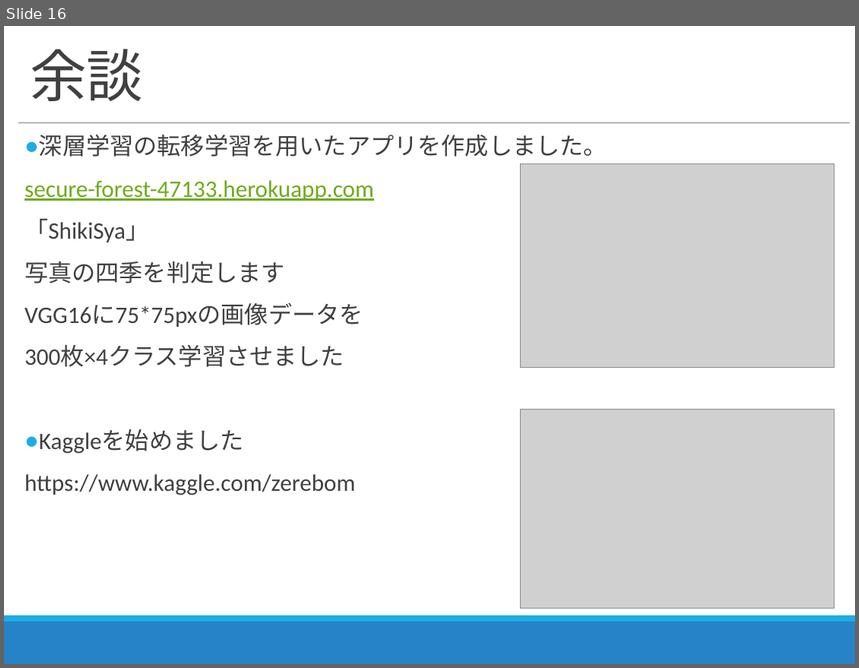
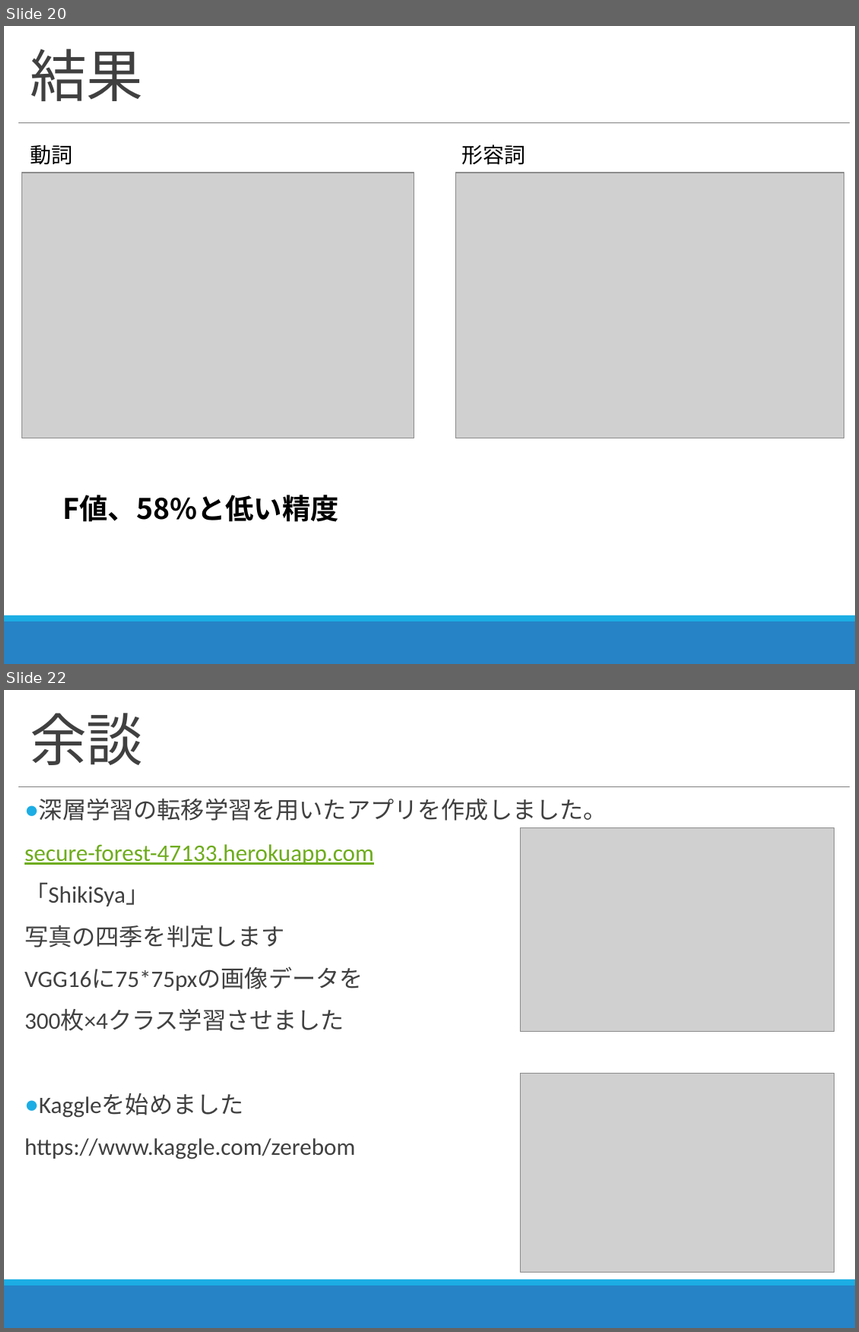
Before and after one commit to zerebom/Time-series-analysis, a slide deck: Excel/2018_09_25進捗報告.pptx. Shown one above the other, each under a label of ours: slide 16 before the commit, slides 20 and 22 after it; the slides between them are not shown. The pictures are 859x668 and 859x1332 pixels, drawn with LibreOffice and Linux fonts; fonts in the diff are those of the drawing; grey boxes stand for pictures. Boxes give left, top, right and bottom in pixels: in the first picture for what was removed or moved away, otherwise in the second. Text is boxed around its words. In the diff, an @@ line names an element or a change of style, - is before the commit and + after.

```diff
--- a/Excel/2018_09_25進捗報告.pptx
+++ b/Excel/2018_09_25進捗報告.pptx
@@ slide 20 added at (4, 26, 855, 664), background #FFFFFF; not listed: 3 template elements that a slide beside it also shows @@
@@ title added at (30, 49, 142, 101), 48 pt, text #404040 @@
+結果
@@ text added at (30, 145, 72, 165), 18 pt, text #000000 @@
+動詞
@@ text added at (462, 145, 526, 165), 18 pt, text #000000 @@
+形容詞
@@ picture added at (22, 173, 414, 438) @@
@@ picture added at (456, 173, 845, 438) @@
@@ text added at (63, 495, 339, 522), 24 pt, text #000000, bold @@
+F値、58%と低い精度
@@ what was slide 16 is now slide 22 @@
```
Also in this commit, not shown: 10 slides changed, 6 other slides added, 1 slide removed, 8 other files.
